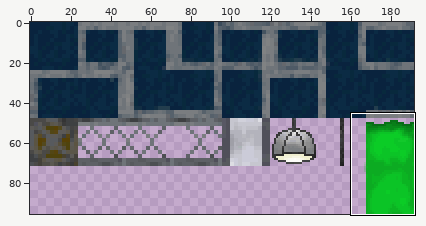
Sprite sheet, stored at build/exe.win-amd64-3.4/resources/terrain.png. The picture above shows the old version from afar; the outline marks the close-up.
Close-up. Earlier state:
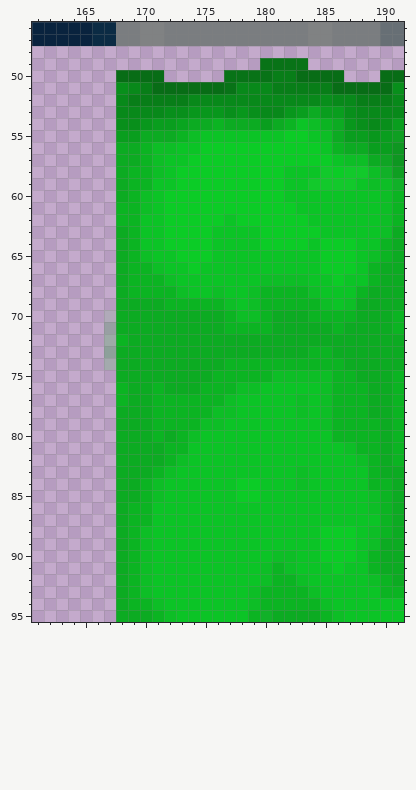
The file is 192x96 pixels. Pixels under 10% opacity are left out. Colours within 5 levels of each other are drawn and written as one. Shown: x 161..191, y 46..95.
The result:
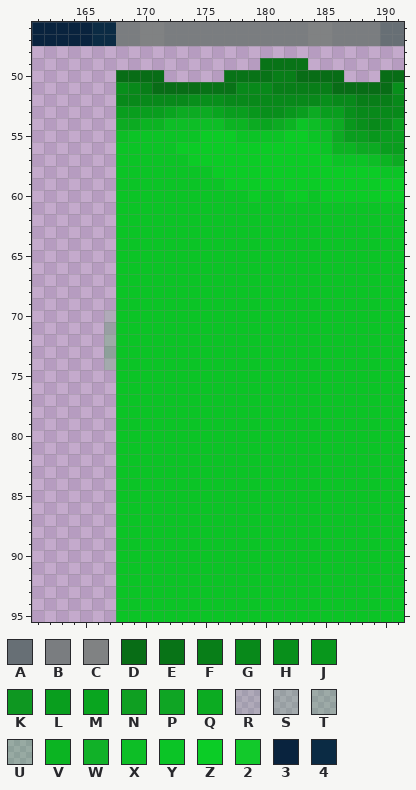
Palette (. is transparent): A #676f75  B #7a7d80  C #808283  D #086d16  E #087317  F #087e18  G #08891a  H #088f1b  J #08971c  K #0e9721  L #099e1e  M #09a51f  N #0f9f22  P #0fa524  Q #0cab22  R #0dab221c  S #0dab222e  T #0dab2237  U #0dab223e  V #0bb422  W #11b128  X #0dbe26  Y #0bc426  Z #0bcc26  2 #11c92afe  3 #09233e  4 #0b2b44
The exact change:
y 51: x 175..176 DD -> EE
y 52: x 169..176 FFFFFGGG -> GGGGGHHH
y 53: x 168..181 GGGGHHJJJHJHGG -> LLLLMQQQMLLJHH
y 54: x 168..178 HHJLLMQQVQQ -> QQVVXXXXXVV; x 180 L -> M
y 55: x 168..177 LLQQQVXYYY -> XYYYYYYZZZ; x 191 N -> L
y 56: x 168..174 QQVXXYY -> YYYYYZZ; x 187 Q -> V; x 189 L -> Q; x 191 K -> L
y 57: x 168..171 QQVX -> YYYY; x 187..191 XXQPK -> YYXVQ
y 58: x 168..171 QVVX -> YYYY; x 173..175 ZZZ -> YYY; x 182..185 YYY2 -> ZZZZ; x 187..191 22XWN -> ZZZYY
y 59: x 168..170 QVV -> YYY; x 173..176 ZZZZ -> YYYY; x 182..191 YY2222YXXW -> ZZZZZZZZZZ
y 60: x 168..170 QVX -> YYY; x 172..178 ZZZZZZZ -> YYYYYYY; x 180..183 ZZYY -> YYZZ; x 185..191 YYYYYXV -> ZZZZZZZ
y 61: x 168..170 VVX -> YYY; x 172..182 ZZZZZZZZZZZ -> YYYYYYYYYYY; x 190..191 XV -> YY
y 62: x 168..169 VV -> YY; x 172..176 ZZZZZ -> YYYYY; x 178..183 ZZZZZZ -> YYYYYY; x 190..191 XV -> YY
y 63: x 168..169 QV -> YY; x 172..175 ZZZZ -> YYYY; x 180..184 ZZZZZ -> YYYYY; x 190..191 XQ -> YY
y 64: x 168..169 QV -> YY; x 172..175 ZZZZ -> YYYY; x 180..183 ZZZZ -> YYYY; x 185..187 ZZZ -> YYY; x 190..191 VQ -> YY
y 65: x 168..170 QVX -> YYY; x 173..175 ZZZ -> YYY; x 185..187 ZZZ -> YYY; x 189..191 XVQ -> YYY
y 66: x 168..171 QVVX -> YYYY; x 174 Z -> Y; x 185..187 ZZZ -> YYY; x 189..191 VQQ -> YYY
y 67: x 168..172 QVVVX -> YYYYY; x 180..183 XXXX -> YYYY; x 186 Z -> Y; x 189..191 VQQ -> YYY
y 68: x 168..173 QVVVVX -> YYYYYY; x 176 X -> Y; x 179..184 XVVVVX -> YYYYYY; x 188..191 VQQQ -> YYYY
y 69: x 168..177 QQQQVVVVVX -> YYYYYYYYYY; x 179..185 XVVVVVX -> YYYYYYY; x 187..191 XQQQQ -> YYYYY
y 70: x 168..191 QQQQQQQQQVXXVQQQVVVVQQQV -> YYYYYYYYYYYYYYYYYYYYYYYY
y 71: x 168..191 QQQQQQQQQVVVVQQQQQVQQQQV -> YYYYYYYYYYYYYYYYYYYYYYYY
y 72: x 168..191 VQQQQQQQQQQQQQQQQQQQQQQQ -> YYYYYYYYYYYYYYYYYYYYYYYY
y 73: x 168..191 QQQQQQQQQQQQQQQQVVQQQQQQ -> YYYYYYYYYYYYYYYYYYYYYYYY
y 74: x 168..191 QQQQQQQQQVVVVVVVVVVQQQQQ -> YYYYYYYYYYYYYYYYYYYYYYYY
y 75: x 168..191 QQQQQQQQVVVVVXXXXXVVQQQV -> YYYYYYYYYYYYYYYYYYYYYYYY
y 76: x 168..179 VQQVQQQVVVXX -> YYYYYYYYYYYY; x 185..191 XVVVQQV -> YYYYYYY
y 77: x 168..177 VQQVVVVVVX -> YYYYYYYYYY; x 183 X -> Y; x 185..191 XVVVQQV -> YYYYYYY
y 78: x 168..177 QQQVVVVVXX -> YYYYYYYYYY; x 183 X -> Y; x 185..191 XVVVQQV -> YYYYYYY
y 79: x 168..176 QQQVVVVXX -> YYYYYYYYY; x 185..191 XVVVVQV -> YYYYYYY
y 80: x 168..174 QQQVQVX -> YYYYYYY; x 186..191 VVVVQV -> YYYYYY
y 81: x 168..173 QQQQVV -> YYYYYY; x 187..191 XVVQV -> YYYYY
y 82: x 168..173 QQQQVX -> YYYYYY; x 188..191 XVQV -> YYYY
y 83: x 168..172 QQQVX -> YYYYY; x 183 X -> Y; x 189..191 VQQ -> YYY
y 84: x 168..171 QQVX -> YYYY; x 178..179 ZZ -> YY; x 183 X -> Y; x 189..191 VVQ -> YYY
y 85: x 168..171 QQVX -> YYYY; x 178..179 ZZ -> YY; x 189..191 XVQ -> YYY
y 86: x 168..170 QVV -> YYY; x 189..191 XVQ -> YYY
y 87: x 168..170 QVV -> YYY; x 190..191 VQ -> YY
y 88: x 168..170 QVX -> YYY; x 185..187 ZZZ -> YYY; x 189..191 XVQ -> YYY
y 89: x 168..170 QVX -> YYY; x 185..187 ZZZ -> YYY; x 189..191 XQQ -> YYY
y 90: x 168..170 QVX -> YYY; x 181..182 XX -> YY; x 185..187 ZZZ -> YYY; x 189..191 VQQ -> YYY
y 91: x 168..170 QVX -> YYY; x 180..182 XVX -> YYY; x 186 Z -> Y; x 189..191 VQQ -> YYY
y 92: x 168..170 QVX -> YYY; x 180..183 XVVX -> YYYY; x 189..191 XVQ -> YYY
y 93: x 168..170 QVX -> YYY; x 179..184 XVVVVX -> YYYYYY; x 190..191 VV -> YY
y 94: x 168..171 QVVX -> YYYY; x 179..185 XVVVVVX -> YYYYYYY
y 95: x 168..172 QQQVX -> YYYYY; x 179..186 VWQQQQVX -> YYYYYYYY
Changed places in both close-ups, as pixel boxes (x1, y1, x2, y2):
changed: (116, 82, 404, 622)
